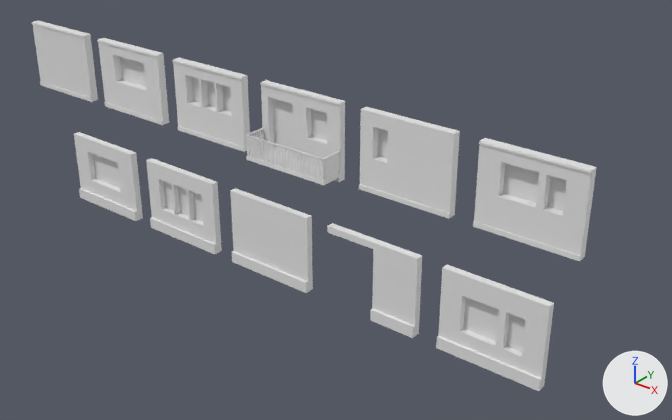
Renders of the Blender file Waende.blend from each side of a commit.
The view is the same before and after, from a 50 mm camera at (20.4, -24.0, 18.7) aimed at (-0.3, 1.8, 2.7). The axes (+X, +Y, +Z) are drawn at lower right. The lights are the same throughout.

Before the edit, the objects in view are built like this:
```python
ob_oben_01 = bpy.data.objects.new('Oben_01', me_id84)
ob_oben_01.location = (10.0, 2.0, 4.0)
ob_oben_01.rotation_euler = (0.0, 0.0, 3.142)  # degrees (0, 0, 180)
ob_oben_02 = bpy.data.objects.new('Oben_02', me_id66)
ob_oben_02.location = (5.0, 2.0, 4.0)
ob_oben_02.rotation_euler = (0.0, 0.0, 3.142)  # degrees (0, 0, 180)
ob_oben_03 = bpy.data.objects.new('Oben_03', me_id12)
ob_oben_03.location = (-5.0, 2.0, 4.0)
ob_oben_03.rotation_euler = (0.0, 0.0, 3.142)  # degrees (0, 0, 180)
ob_oben_04 = bpy.data.objects.new('Oben_04', me_id30)
ob_oben_04.location = (-10.0, 2.0, 4.0)
ob_oben_04.rotation_euler = (0.0, 0.0, 3.142)  # degrees (0, 0, 180)
ob_oben_balkon = bpy.data.objects.new('Oben_Balkon', me_id48)
ob_oben_balkon.location = (0.0, 2.0, 4.0)
ob_oben_balkon.rotation_euler = (0.0, 0.0, 3.142)  # degrees (0, 0, 180)
ob_oben_plain = bpy.data.objects.new('Oben_Plain', me_id30_001)
ob_oben_plain.location = (-15.0, 2.0, 4.0)
ob_oben_plain.rotation_euler = (0.0, 0.0, 3.142)  # degrees (0, 0, 180)
ob_unten_03 = bpy.data.objects.new('Unten_03', me_id3)
ob_unten_03.location = (-5.0, 0.0, 0.0)
ob_unten_03.rotation_euler = (0.0, 0.0, 3.142)  # degrees (0, 0, 180)
# also in view: 'Unten_04' at (-12.0, -0.2, 1.6); 'Unten_Balkon' at (-2.0, -0.2, 1.6); 'Unten_01' at (8.0, -0.2, 1.6); 'UntenTür_02' at (3.0, -0.2, 1.6)
```
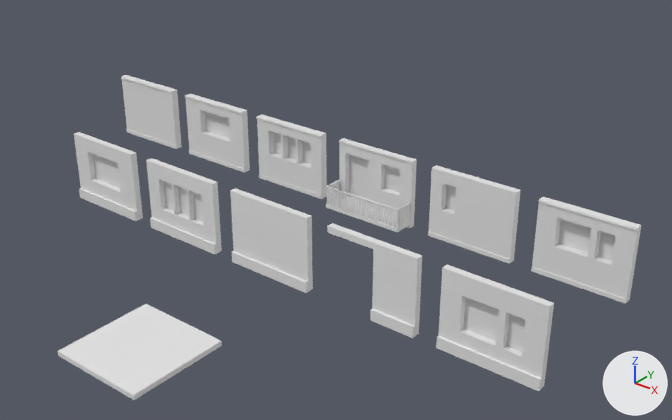
Diff of the bpy script that builds the scene:
```diff
--- a/Waende.blend.py
+++ b/Waende.blend.py
@@ me_id39_001 @@
+me_id39_001.from_pydata(...)  # a box spanning x 0.0..4.0, y 0.0..4.0, z 0.0..0.2
+me_id39_001.materials.append(mat_foundation)  # white #e7e7e7
@@ ob_oben_01 @@
 ob_oben_01 = bpy.data.objects.new('Oben_01', me_id84)
-ob_oben_01.location = (10.0, 2.0, 4.0)
+ob_oben_01.location = (10.0, 7.0, 0.0)
 ob_oben_01.rotation_euler = (0.0, 0.0, 3.142)  # degrees (0, 0, 180)
@@ ob_oben_02 @@
 ob_oben_02 = bpy.data.objects.new('Oben_02', me_id66)
-ob_oben_02.location = (5.0, 2.0, 4.0)
+ob_oben_02.location = (5.0, 7.0, 0.0)
 ob_oben_02.rotation_euler = (0.0, 0.0, 3.142)  # degrees (0, 0, 180)
@@ ob_oben_03 @@
 ob_oben_03 = bpy.data.objects.new('Oben_03', me_id12)
-ob_oben_03.location = (-5.0, 2.0, 4.0)
+ob_oben_03.location = (-5.0, 7.0, 0.0)
 ob_oben_03.rotation_euler = (0.0, 0.0, 3.142)  # degrees (0, 0, 180)
@@ ob_oben_04 @@
 ob_oben_04 = bpy.data.objects.new('Oben_04', me_id30)
-ob_oben_04.location = (-10.0, 2.0, 4.0)
+ob_oben_04.location = (-10.0, 7.0, 0.0)
 ob_oben_04.rotation_euler = (0.0, 0.0, 3.142)  # degrees (0, 0, 180)
@@ ob_oben_balkon @@
 ob_oben_balkon = bpy.data.objects.new('Oben_Balkon', me_id48)
-ob_oben_balkon.location = (0.0, 2.0, 4.0)
+ob_oben_balkon.location = (0.0, 7.0, 0.0)
 ob_oben_balkon.rotation_euler = (0.0, 0.0, 3.142)  # degrees (0, 0, 180)
@@ ob_oben_plain @@
 ob_oben_plain = bpy.data.objects.new('Oben_Plain', me_id30_001)
-ob_oben_plain.location = (-15.0, 2.0, 4.0)
+ob_oben_plain.location = (-15.0, 7.0, 0.0)
 ob_oben_plain.rotation_euler = (0.0, 0.0, 3.142)  # degrees (0, 0, 180)
@@ ob_dach @@
+ob_dach = bpy.data.objects.new('Dach', me_id39_001)
+ob_dach.location = (0.0, -5.0, 0.0)
+ob_dach.rotation_euler = (0.0, 0.0, 3.142)  # degrees (0, 0, 180)
```

Where the change shows, as pixel boxes (x1, y1, x2, y2) in the pictures (672 x 420 px):
'Oben_01', moved: before (473, 138, 597, 261); after (531, 196, 641, 304)
'Oben_02', moved: before (359, 107, 460, 219); after (428, 165, 521, 264)
'Oben_Balkon', moved: before (246, 80, 345, 185); after (326, 138, 417, 232)
'Oben_03', moved: before (172, 57, 250, 152); after (257, 115, 327, 199)
'Oben_04', moved: before (97, 38, 169, 125); after (185, 94, 250, 173)
'Dach', added: after (58, 304, 222, 400)
'Oben_Plain', moved: before (32, 20, 98, 102); after (121, 75, 182, 149)
